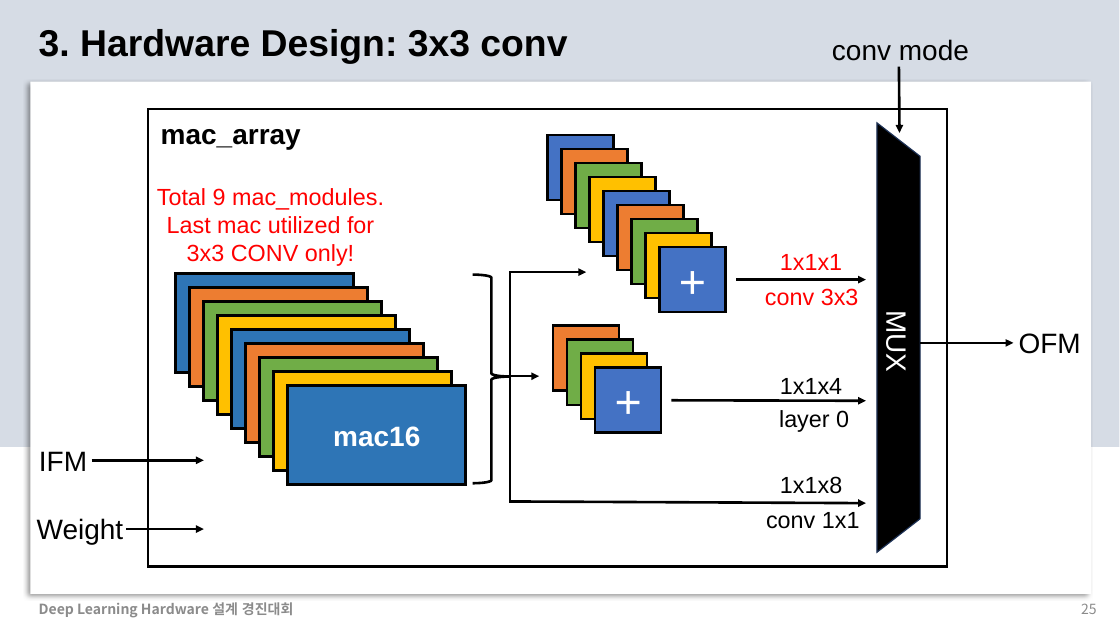
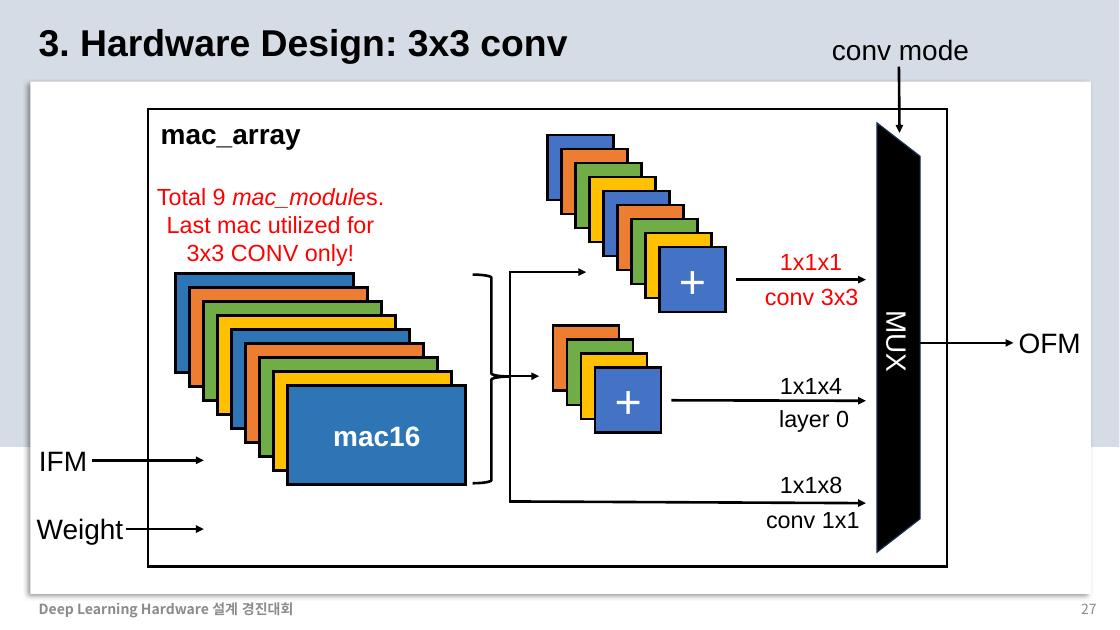
Before and after one commit to chaangwoo/AIX2024_ChipChamps, a slide deck: slide 27 of 2_Presentation/AIX2024_ChipChamps.pptx (slide 25 before the commit). Drawn at 1120x630 pixels with LibreOffice and Linux fonts; fonts in the diff are those of the drawing. Boxes give left, top, right and bottom in pixels: in the first picture for what was removed or moved away, otherwise in the second. Text is boxed around its words. In the diff, an @@ line names an element or a change of style, - is before the commit and + after.

```diff
--- a/2_Presentation/AIX2024_ChipChamps.pptx
+++ b/2_Presentation/AIX2024_ChipChamps.pptx
@@ text at [157, 188, 384, 208]: italic on in "mac_modules." @@
@@ page number at [1081, 603, 1097, 614]: text changed @@
-25
+27
```
Also in this commit, not shown: 14 other slides changed, 3 slides added.
